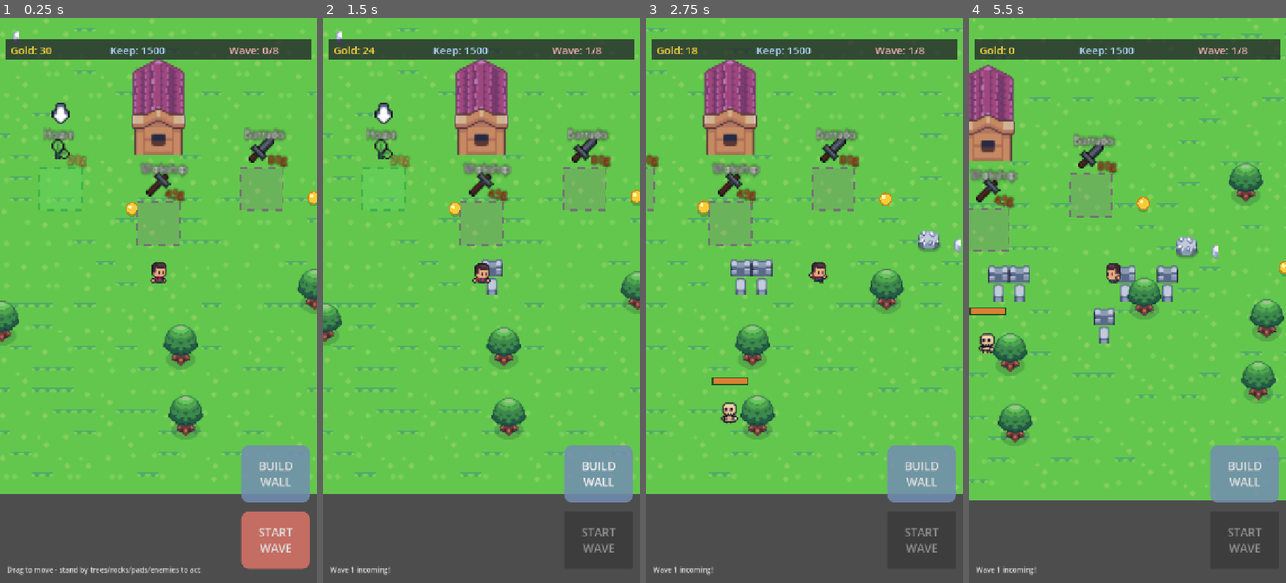
Above: before the commit, frames 1-4 (left to right).
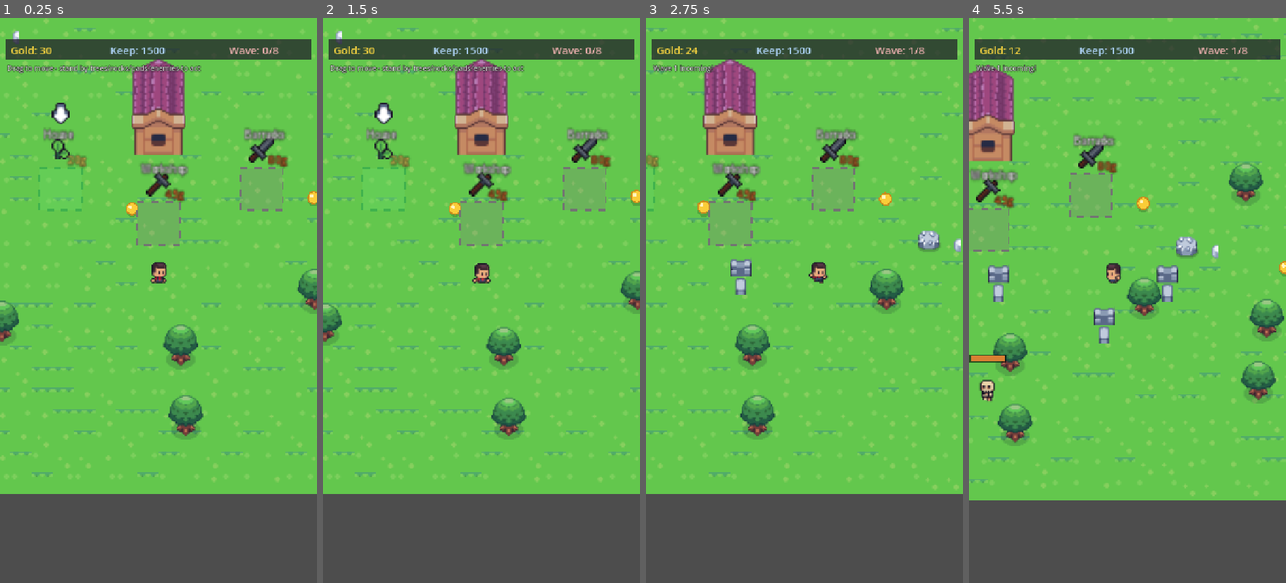
Above: after the commit, the same moments.

Repository: tembugi/town-defender
Game: Godot game, scene res://Main.tscn
Two runs of this game, one before a commit and one after it. Both use one fixed random seed, a clock stepped at 60 frames per second and the inputs below.
Inputs (mouse positions are in pixels of both pictures, inside the frame that each line leads up to):
- Up to frame 1 (0.25 s): no input
- Up to frame 2 (1.5 s): click (598, 537) at 0.5 s, where only the run before the commit has a clickable "START WAVE"; click (598, 475) at 1.25 s, where only the run before the commit has a clickable "BUILD WALL"
- Up to frame 3 (2.75 s): tap Enter at 2 s; move the mouse to (874, 272) at 2.02 s; hold D from 2.03 s (still down); tap F at 2.1 s; click (874, 272) at 2.17 s; tap Space at 2.27 s
- Up to frame 4 (5.5 s): release D at 2.75 s; drag from (1064, 328) to (1111, 413) at 2.77 s; move the mouse to (1159, 176) at 3.52 s; hold D 3.53-4.25 s; tap F at 3.6, 5.1 s; drag from (1111, 413) to (1032, 215) at 4.27 s; move the mouse to (1222, 385) at 5.02 s; hold A from 5.03 s (still down); tap Space at 5.27 s

The runs differ from the first frame. In frame 1, 5.4% of the frame differs, in the area x 2-98%, y 8-99%; in frame 2, 3.3%; in frame 3, 3.5%; in frame 4, 3.9%.

Commit message:
M2: rename to Town Defender; anchor mobile UI to screen edges
- config/name -> 'Town Defender' (window + browser tab title)
- touch buttons anchored bottom-right (clears home indicator on tall
  phones where the expanded viewport runs past 1280px)
- hint moved under the top bar; end overlay fills viewport and centres
  its contents on any aspect ratio

Co-Authored-By: Claude Opus 4.8 <noreply@anthropic.com>

Diff:
--- a/project.godot
+++ b/project.godot
@@ -10,7 +10,7 @@
 
 [application]
 
-config/name="TownDefender2"
+config/name="Town Defender"
 run/main_scene="res://Main.tscn"
 config/features=PackedStringArray("4.7", "Mobile")
 config/icon="res://icon.svg"
--- a/scripts/Game.gd
+++ b/scripts/Game.gd
@@ -342,29 +342,44 @@
 	lbl_wave.add_theme_color_override("font_color", Color(0.95, 0.7, 0.7))
 	ui.add_child(lbl_wave)
 
+	# hint sits just under the top bar (the top edge is stable across aspects)
 	lbl_hint = Label.new()
 	lbl_hint.text = "Drag to move - stand by trees/rocks/pads/enemies to act"
-	lbl_hint.position = Vector2(16, 1238)
+	lbl_hint.position = Vector2(16, 102)
 	lbl_hint.add_theme_font_size_override("font_size", 16)
 	lbl_hint.add_theme_color_override("font_color", Color(1, 1, 1, 0.8))
+	lbl_hint.add_theme_color_override("font_outline_color", Color(0, 0, 0))
+	lbl_hint.add_theme_constant_override("outline_size", 4)
 	ui.add_child(lbl_hint)
 
+	# end overlay: fill the whole viewport and centre its contents on any size
 	overlay = ColorRect.new()
 	overlay.color = Color(0, 0, 0, 0.72)
-	overlay.size = Vector2(720, 1280)
+	overlay.set_anchors_preset(Control.PRESET_FULL_RECT)
 	overlay.visible = false
 	ui.add_child(overlay)
 	lbl_end = Label.new()
-	lbl_end.position = Vector2(0, 520)
-	lbl_end.size = Vector2(720, 80)
+	lbl_end.anchor_left = 0.0
+	lbl_end.anchor_right = 1.0
+	lbl_end.anchor_top = 0.5
+	lbl_end.anchor_bottom = 0.5
+	lbl_end.offset_top = -120.0
+	lbl_end.offset_bottom = -20.0
 	lbl_end.horizontal_alignment = HORIZONTAL_ALIGNMENT_CENTER
+	lbl_end.vertical_alignment = VERTICAL_ALIGNMENT_CENTER
 	lbl_end.autowrap_mode = TextServer.AUTOWRAP_WORD_SMART
 	lbl_end.add_theme_font_size_override("font_size", 44)
 	overlay.add_child(lbl_end)
 	var btn_restart := Button.new()
 	btn_restart.text = "Play Again"
-	btn_restart.position = Vector2(260, 660)
-	btn_restart.size = Vector2(200, 64)
+	btn_restart.anchor_left = 0.5
+	btn_restart.anchor_right = 0.5
+	btn_restart.anchor_top = 0.5
+	btn_restart.anchor_bottom = 0.5
+	btn_restart.offset_left = -110.0
+	btn_restart.offset_right = 110.0
+	btn_restart.offset_top = 30.0
+	btn_restart.offset_bottom = 94.0
 	btn_restart.add_theme_font_size_override("font_size", 24)
 	btn_restart.pressed.connect(func(): get_tree().reload_current_scene())
 	overlay.add_child(btn_restart)
--- a/scripts/TouchControls.gd
+++ b/scripts/TouchControls.gd
@@ -29,19 +29,28 @@
 	set_anchors_preset(Control.PRESET_FULL_RECT)
 	mouse_filter = Control.MOUSE_FILTER_IGNORE   # let buttons get touches; joystick uses _unhandled_input
 
-	# explicit viewport positions (720x1280), bottom-right cluster
-	btn_wave = _make_button("START\nWAVE", Vector2(548, 1118), Color(0.85, 0.45, 0.4))
+	# anchored to the bottom-right so they hug the real screen edge on any aspect
+	btn_wave = _make_button("START\nWAVE", 44.0, Color(0.85, 0.45, 0.4))
 	btn_wave.pressed.connect(func(): game.start_wave())
 
-	btn_wall = _make_button("BUILD\nWALL", Vector2(548, 968), Color(0.45, 0.55, 0.7))
+	btn_wall = _make_button("BUILD\nWALL", 44.0 + 130.0 + 16.0, Color(0.45, 0.55, 0.7))
 	btn_wall.pressed.connect(func(): game._place_wall())
 
 
-func _make_button(text: String, pos: Vector2, col: Color) -> Button:
+func _make_button(text: String, bottom_margin: float, col: Color) -> Button:
 	var b := Button.new()
 	b.text = text
-	b.position = pos
-	b.size = Vector2(156, 130)
+	var w := 156.0
+	var h := 130.0
+	var right_margin := 24.0
+	b.anchor_left = 1.0
+	b.anchor_top = 1.0
+	b.anchor_right = 1.0
+	b.anchor_bottom = 1.0
+	b.offset_right = -right_margin
+	b.offset_left = -right_margin - w
+	b.offset_bottom = -bottom_margin
+	b.offset_top = -bottom_margin - h
 	b.add_theme_font_size_override("font_size", 26)
 	var sb := StyleBoxFlat.new()
 	sb.bg_color = Color(col.r, col.g, col.b, 0.85)
